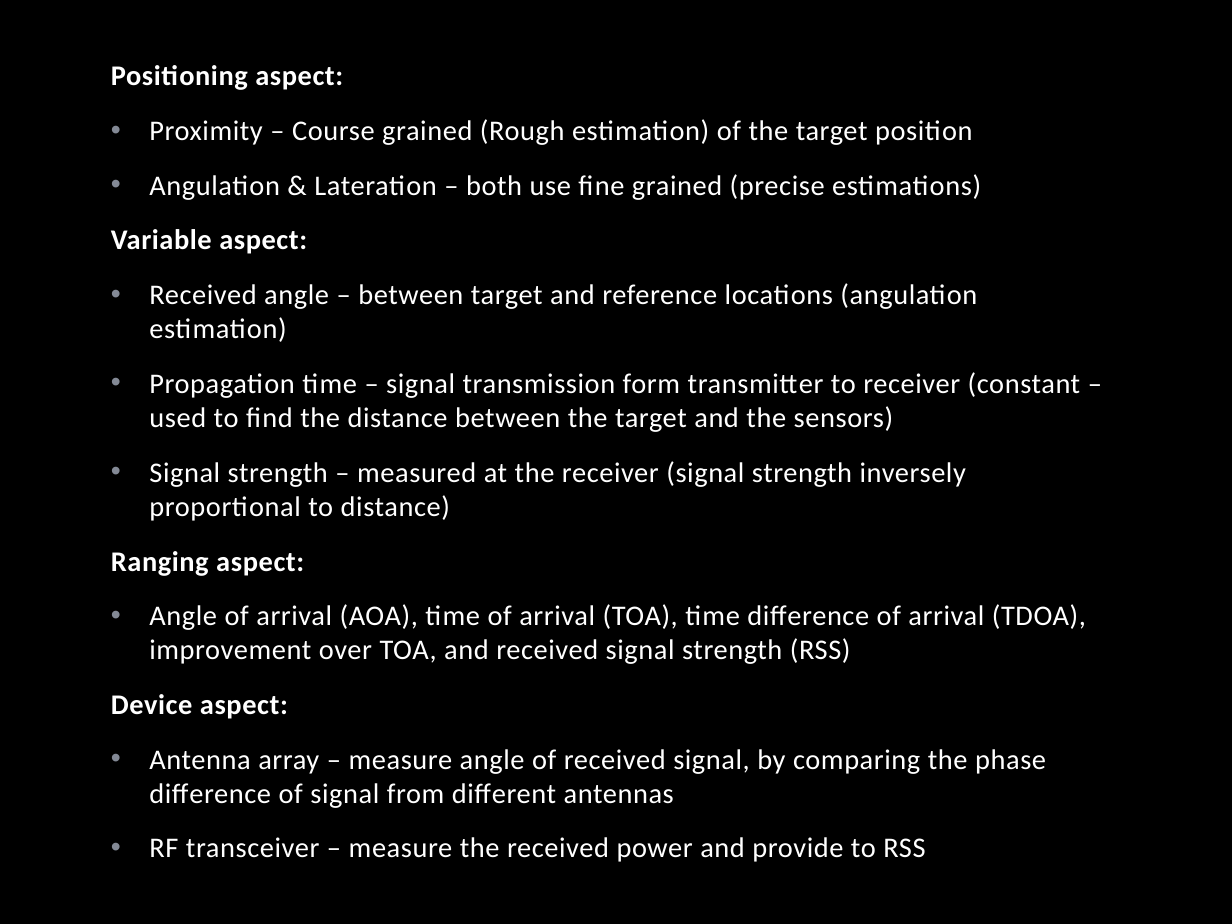
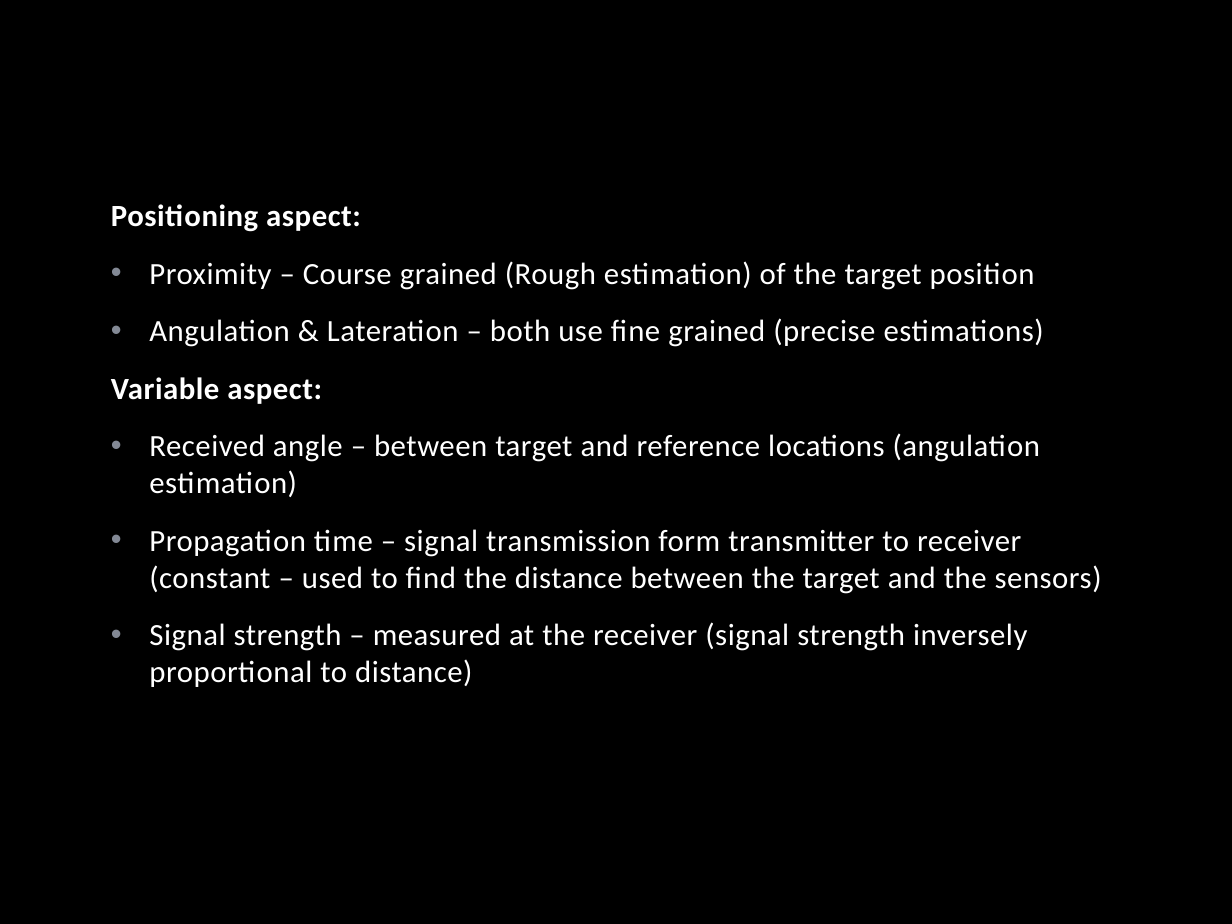
Before and after one commit to muadibbm/WifiIP, a slide deck: slide 4 of ppt/Indoor Locationing.pptx. Drawn at 1232x924 pixels with LibreOffice and Linux fonts; fonts in the diff are those of the drawing; background and template pictures are left out. Boxes give left, top, right and bottom in pixels: in the first picture for what was removed or moved away, otherwise in the second. Text is boxed around its words. In the diff, an @@ line names an element or a change of style, - is before the commit and + after.

Commit message:
Update

```diff
--- a/ppt/Indoor Locationing.pptx
+++ b/ppt/Indoor Locationing.pptx
@@ text "Positioning aspect:" moved from (x1=111, y1=65, x2=1086, y2=862) to (x1=111, y1=204, x2=1102, y2=687) @@
@@ text "Positioning aspect:" at (x1=111, y1=204, x2=1102, y2=687): size 16.6 to 18 pt @@
@@ text at (x1=111, y1=551, x2=1086, y2=862): paragraphs removed @@
-Ranging aspect:
-• Angle of arrival (AOA), time of arrival (TOA), time difference of arrival (TDOA), improvement over TOA, and received signal strength (RSS)
-Device aspect:
-• Antenna array – measure angle of received signal, by comparing the phase difference of signal from different antennas
-• RF transceiver – measure the received power and provide to RSS
```
Also in this commit, not shown: 2 slides added.
